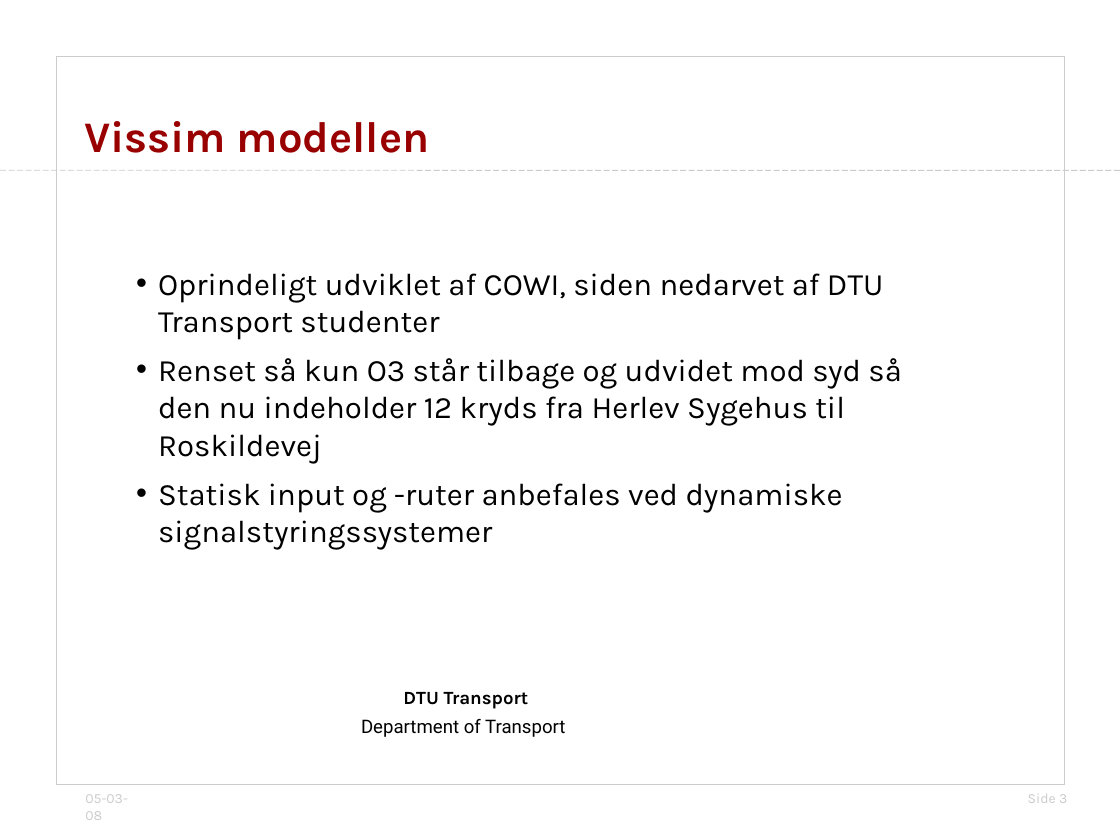
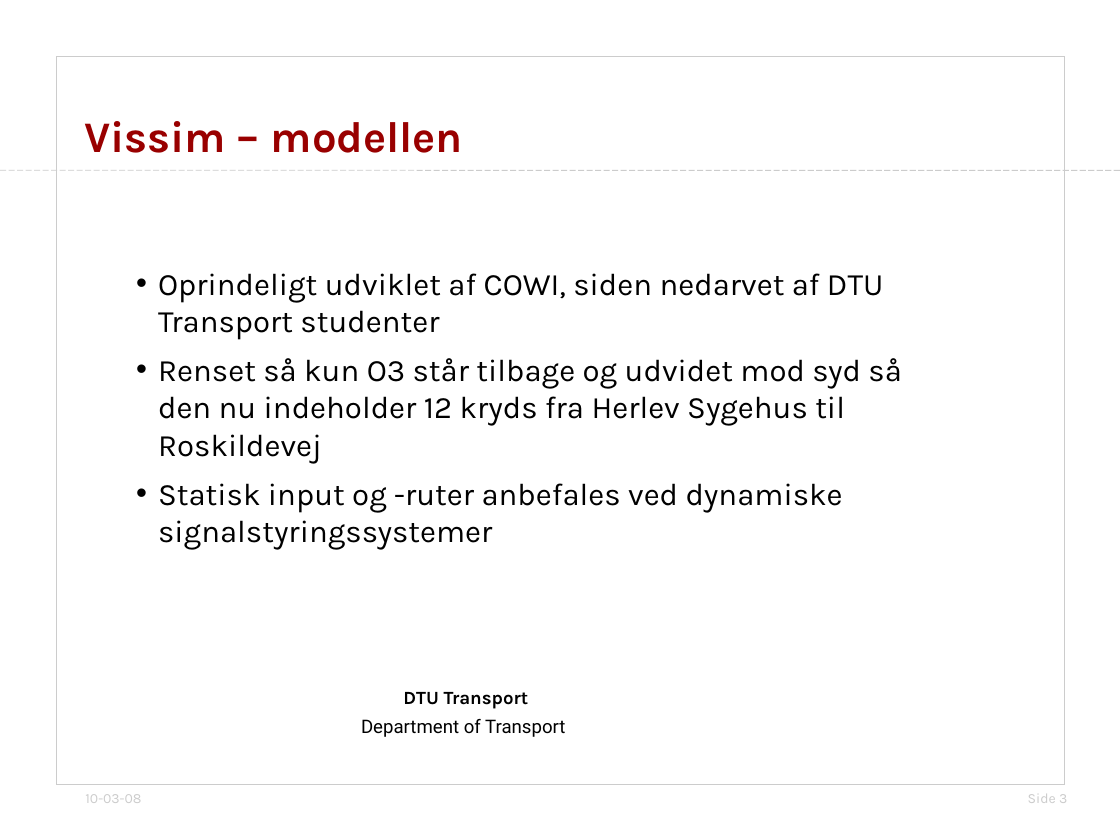
Before and after one commit to jonyonyx/greenwaves, a slide deck: slide 3 of thesis/præsentation_simulering_dogs.odp. Drawn at 1120x840 pixels with LibreOffice and Linux fonts; fonts in the diff are those of the drawing; background and template pictures are left out. Boxes give left, top, right and bottom in pixels: in the first picture for what was removed or moved away, otherwise in the second. Text is boxed around its words. In the diff, an @@ line names an element or a change of style, - is before the commit and + after.

```diff
--- a/thesis/præsentation_simulering_dogs.odp
+++ b/thesis/præsentation_simulering_dogs.odp
@@ title at box(84, 121, 463, 153): text changed @@
-Vissim modellen
+Vissim – modellen
@@ text at box(85, 794, 141, 803): text changed @@
-05-03-08
+10-03-08
```
Also in this commit, not shown: 9 other slides changed, 1 slide removed, 5 other files.
